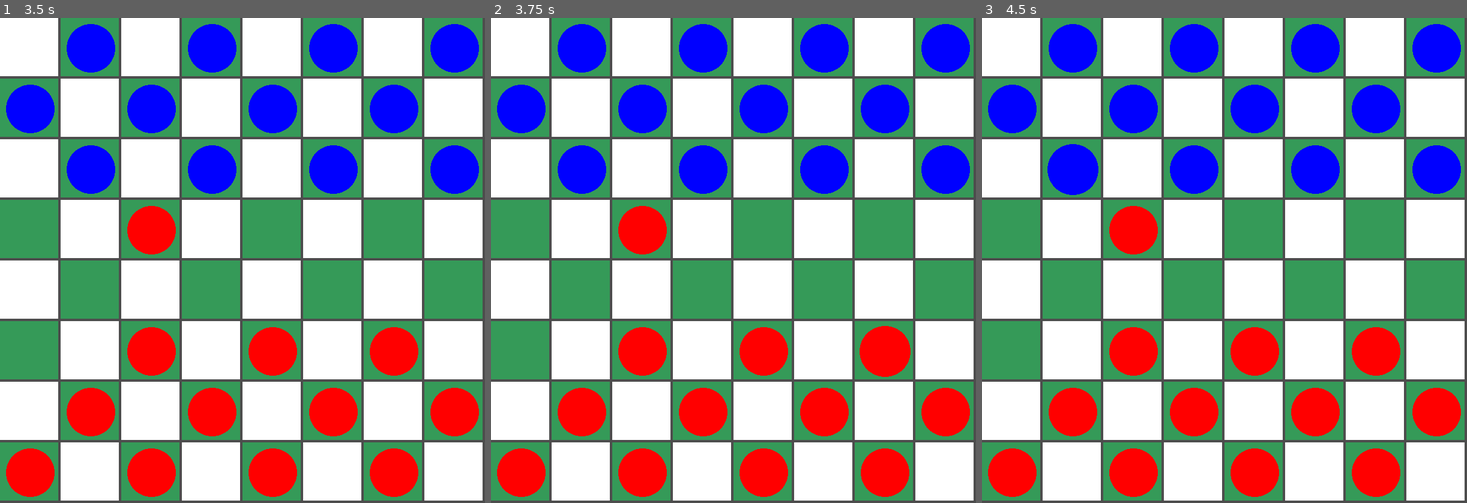
Above: before the commit, frames 1-3 (left to right).
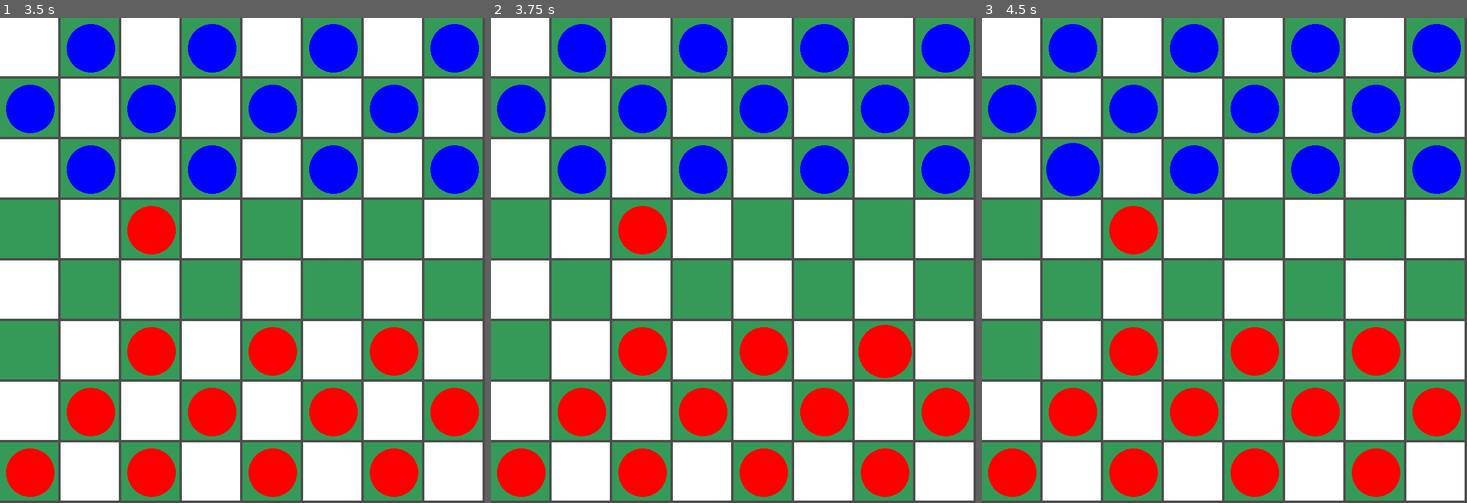
Above: after the commit, the same moments.

Repository: ricardobr3no/checkers-godot
Game: Godot game, scene res://scenes/main.tscn
Two runs of this game, one before a commit and one after it. Both use one fixed random seed, a clock stepped at 60 frames per second and the inputs below. The engine's default icon, where the game draws it, is replaced by a stand-in: a white triangle on a blue panel in a dark square.
Inputs (mouse positions are in pixels of both pictures, inside the frame that each line leads up to):
- Up to frame 1 (3.5 s): tap Enter at 0.5, 2 s; move the mouse to (349, 236) at 0.52 s; press the mouse at (349, 236) at 0.53 s; tap Space at 1.25, 2.75 s; move the mouse to (145, 284) at 1.27 s; release the mouse at (145, 284) at 1.28 s; click (145, 284) at 1.35 s; move the mouse to (291, 153) at 2.02 s; press the mouse at (291, 153) at 2.03 s; move the mouse to (218, 357) at 2.77 s; release the mouse at (218, 357) at 2.78 s; click (218, 357) at 2.85 s
- Up to frame 2 (3.75 s): tap Enter at 3.5 s; move the mouse to (879, 333) at 3.52 s; press the mouse at (879, 333) at 3.53 s
- Up to frame 3 (4.5 s): tap Space at 4.25 s; move the mouse to (1079, 187) at 4.27 s; release the mouse at (1079, 187) at 4.28 s; click (1079, 187) at 4.35 s

Frame 1 is identical in both runs. In frame 2, less than 0.1% of the frame differs, in the area x 75-87%, y 63-75%; in frame 3, less than 0.1%.

Commit message:
coloquei obrigatoriedade se tiver algum kill jumper

Diff:
--- a/scripts/basePiece.gd
+++ b/scripts/basePiece.gd
@@ -1,6 +1,6 @@
 extends Area2D
 
-const SCALE_SIZE := 1.05
+const SCALE_SIZE := 1.1
 
 #@onready var board := get_node("/root/main/board")
 @onready var sprite := $MeshInstance2D
--- a/scripts/board.gd
+++ b/scripts/board.gd
@@ -14,6 +14,7 @@
 var blue_kings := 0
 
 @onready var basePiece = preload("res://scenes/basePiece.tscn")
+@onready var nodePieces := $pieces
 
 var selected_piece  # pode receber Object ou Int
 var kill_move = false
@@ -72,14 +73,15 @@
 				board[row][col] = instaciar_piece(basePiece, col, row)
 
 
-func get_valid_moves(piece) -> Array:
+func get_valid_moves(piece):
+	var kill_moves := []
 	var simple_moves := []
-	var kill_moves := []
 
 	var left = piece.row - 1
 	var right = piece.row + 1
 	var row = piece.col
 	var step = +1 if piece.color == Color.BLUE else -1
+
 
 	# algoritmo para pulo simples
 	## left
@@ -93,14 +95,22 @@
 	## left
 	if row + 2 * step in range(8):
 		if left - 1 <= 7 and board[row + step][left] is Object and not (board[row + 2 * step][left - 1] is Object):
-			kill_move = true
-			kill_moves.append([row + 2 * step, left - 1])
+			var obstaculo_piece = board[row + step][left]
+			if obstaculo_piece.color != Global.TurnColor:
+				kill_move = true
+				kill_moves.append([row + 2 * step, left - 1])
 	## right
 		if right + 1 <= 7 and board[row + step][right] is Object and not (board[row + 2 * step][right + 1] is Object):
-			kill_move = true
-			kill_moves.append([row + 2 * step, right + 1])
+			var obstaculo_piece = board[row + step][right]
+			if obstaculo_piece.color != Global.TurnColor:
+				kill_move = true
+				kill_moves.append([row + 2 * step, right + 1])
 
-	return kill_moves if kill_moves else simple_moves
+
+	# export
+	var valid_moves := {"simple" : simple_moves, "kill" : kill_moves}
+
+	return valid_moves
 
 
 func get_piece(row, col):
--- a/scripts/main.gd
+++ b/scripts/main.gd
@@ -9,6 +9,7 @@
 
 func _ready() -> void:
 	_reset()
+	print(get_all_kill_moves())
 
 
 func _input(event: InputEvent) -> void:
@@ -39,29 +40,59 @@
 			piece.set_colorPiece(Color.RED)
 
 
+func get_all_kill_moves() -> Array:
+	var all_kill_moves := []
+
+	for piece in pieces.get_children():
+		if piece.color == Global.TurnColor:
+			# logica
+			var moves = board.get_valid_moves(piece)
+			if moves.kill:
+				all_kill_moves.append(moves.kill[0])
+
+	if not all_kill_moves:
+		return []
+
+	return all_kill_moves
+
+
+
+
+
 func _move(row, col):
 	var place_selected = board.get_piece(row, col)
 
-	if selected_piece and not (place_selected is Object) and [row, col] in valid_moves:
-		board.mover_pieces(selected_piece[0], row, col)
-		selected_piece[0].row = col
-		selected_piece[0].col = row
-		# moveu e atualizou
+	if get_all_kill_moves():
+		# se tiver alguma piece com pulo disponivel
+		if selected_piece and not (place_selected is Object) and [row, col] in valid_moves and [row, col] in get_all_kill_moves():
+			board.mover_pieces(selected_piece[0], row, col)
+			selected_piece[0].row = col
+			selected_piece[0].col = row
+			# moveu e atualizou
+		else:
+			return false
+
+		return true
+
 	else:
-		return false
+		if selected_piece and not (place_selected is Object) and [row, col] in valid_moves:
+			board.mover_pieces(selected_piece[0], row, col)
+			selected_piece[0].row = col
+			selected_piece[0].col = row
+			# moveu e atualizou
+		else:
+			return false
 
-	return true
+		return true
 
 
 func select(row, col):
 	if selected_piece:
 		var result = _move(row, col)
-
 		if not result:
 			selected_piece = []
 			select(row, col)
 		else:
-
 			change_turn()
 
 
@@ -70,10 +101,11 @@
 		var piece = board.get_piece(row, col)
 		if piece is Object and piece.color == Global.TurnColor:
 			selected_piece = [piece]
-			valid_moves = board.get_valid_moves(piece)
+
+			var moves = board.get_valid_moves(piece) # retorna dictonary
+			valid_moves = moves.kill if moves.kill else moves.simple
 
 			selected_piece[0].is_selected = true
-			print("valid moves: ",valid_moves)
 			return true
 
 	return false
